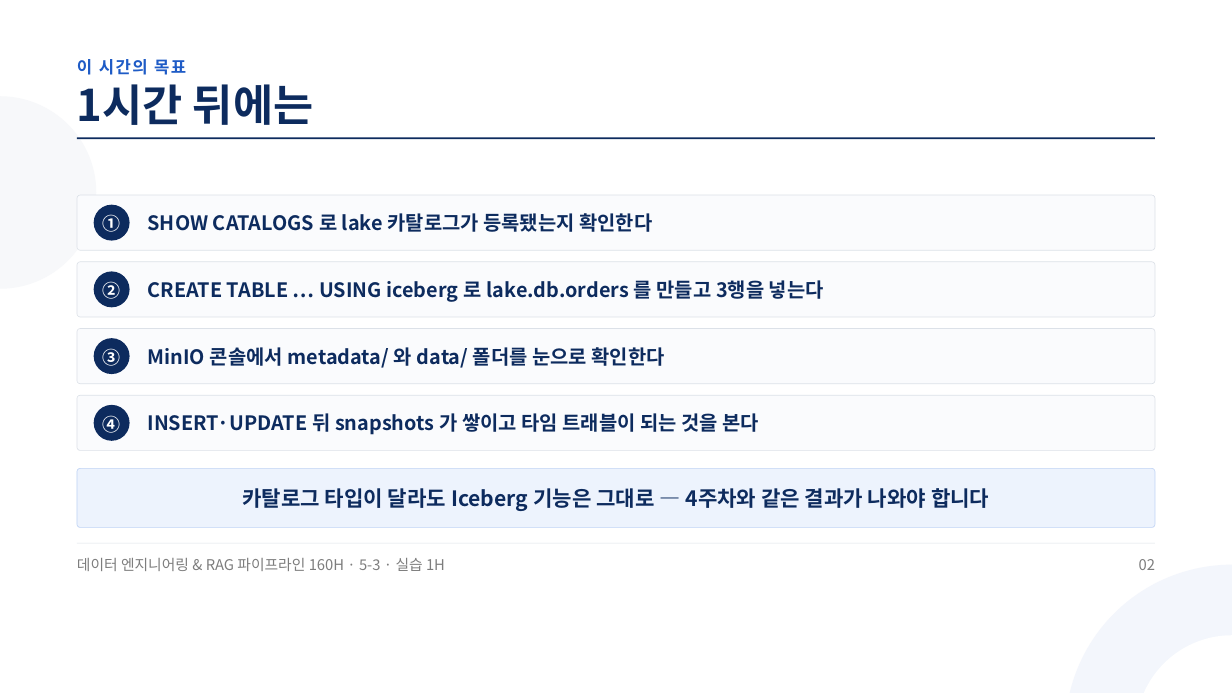
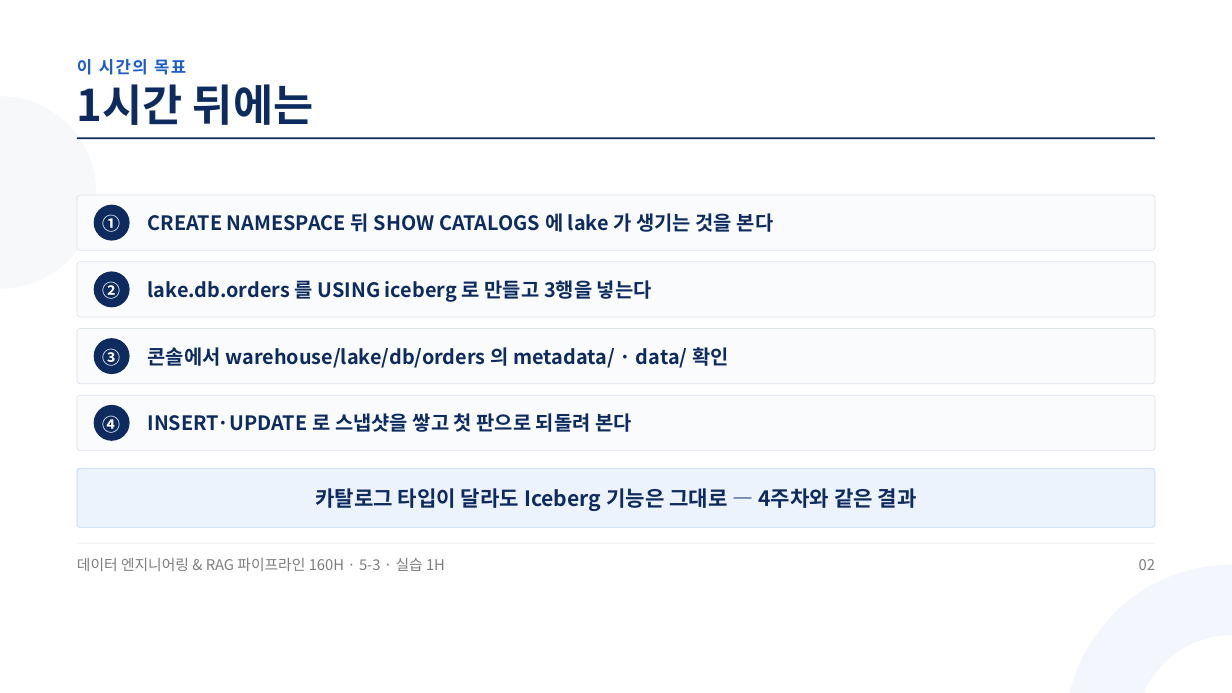
Before and after one commit to aebonlee/materials, a slide deck: slide 2 of data-eng/decks/w5d3s3.pptx. Drawn at 1232x693 pixels with LibreOffice and Linux fonts; fonts in the diff are those of the drawing. Boxes give left, top, right and bottom in pixels: in the first picture for what was removed or moved away, otherwise in the second. Text is boxed around its words. In the diff, an @@ line names an element or a change of style, - is before the commit and + after.

Commit message:
data-eng 5-3 덱 5(w5d3s0 신설) · 4-5·5-1·5-2 덱 「5-3 에서 다시 씀」 고침 · 묶음

```diff
--- a/data-eng/decks/w5d3s3.pptx
+++ b/data-eng/decks/w5d3s3.pptx
@@ text at (x1=148, y1=213, x2=774, y2=232): text changed @@
-SHOW CATALOGS 로 lake 카탈로그가 등록됐는지 확인한다
+CREATE NAMESPACE 뒤 SHOW CATALOGS 에 lake 가 생기는 것을 본다
@@ text at (x1=148, y1=276, x2=652, y2=303): text changed @@
-CREATE TABLE … USING iceberg 로 lake.db.orders 를 만들고 3행을 넣는다
+lake.db.orders 를 USING iceberg 로 만들고 3행을 넣는다
@@ text at (x1=148, y1=347, x2=729, y2=368): text changed @@
-MinIO 콘솔에서 metadata/ 와 data/ 폴더를 눈으로 확인한다
+콘솔에서 warehouse/lake/db/orders 의 metadata/ · data/ 확인
@@ text at (x1=148, y1=413, x2=632, y2=432): text changed @@
-INSERT·UPDATE 뒤 snapshots 가 쌓이고 타임 트래블이 되는 것을 본다
+INSERT·UPDATE 로 스냅샷을 쌓고 첫 판으로 되돌려 본다
@@ text at (x1=315, y1=488, x2=917, y2=511): text changed @@
-카탈로그 타입이 달라도 Iceberg 기능은 그대로 — 4주차와 같은 결과가 나와야 합니다
+카탈로그 타입이 달라도 Iceberg 기능은 그대로 — 4주차와 같은 결과
```
Also in this commit, not shown: 7 other slides changed, 3 slides added, 3 slides removed, 20 other files.
